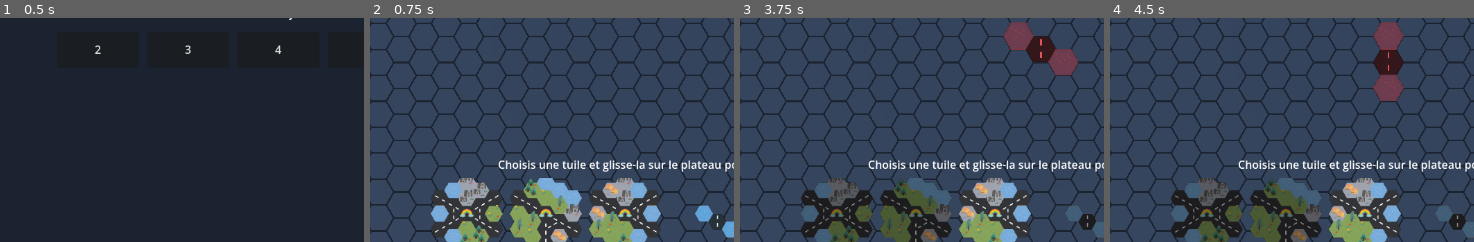
Above: before the commit, frames 1-4 (left to right).
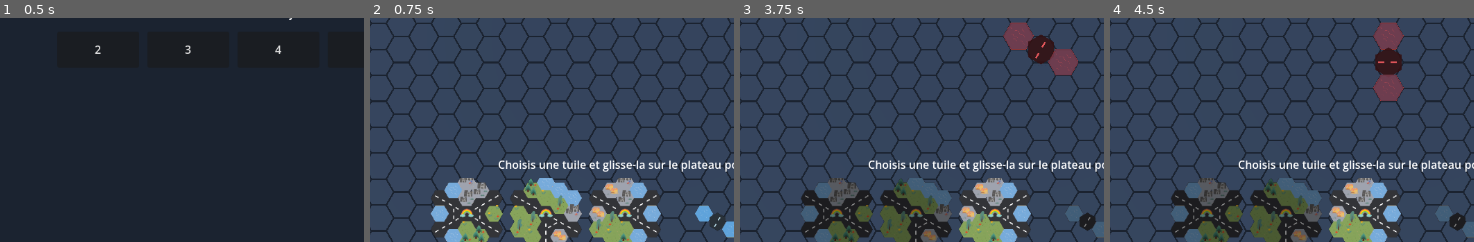
Above: after the commit, the same moments.

Repository: yoann-shopopop/shopopop-express
Game: Godot game, scene res://scenes/main.tscn
Same seed, same stepped clock (60 frames per second), same inputs: the game is played once before the commit and once after it.
Inputs (mouse positions are % of the whole screen's width and height, from its top left):
- Up to frame 1 (0.5 s): no input
- Up to frame 2 (0.75 s): click "2" at 0.5 s
- Up to frame 3 (3.75 s): click (29, 90) at 1.27 s; click (40, 90) at 2.02 s; click (51, 90) at 2.77 s; click (62, 90) at 3.52 s
- Up to frame 4 (4.5 s): click "⟳" at 4.25 s
The pictures show only the part of the screen within x 16-66%, y 46-96%; the shares and areas given below are measured in that part.

Frame 1 is identical in both runs. In frame 2, less than 0.1% of the frame differs, in the area x 93-97%, y 87-96%; in frame 3, 0.2%, in the area x 78-98%, y 7-96%; in frame 4, 0.2%.

Commit message:
fix(view): pont — marquages de route perpendiculaires à sa longueur
La case route centrale du pont n'a que des voisins eau, donc RoadTiling tombait
sur l'axe par défaut et l'orientait de travers. TileSprite oriente désormais cette
case route isolée le long de la travée (via piece_cells), puis tourne le marquage
de 90° pour qu'il lise comme des planches EN TRAVERS du pont.

Co-Authored-By: Claude Opus 4.8 <noreply@anthropic.com>

Diff:
--- a/src/view/block_ghost.gd
+++ b/src/view/block_ghost.gd
@@ -58,9 +58,10 @@
 		return
 	var typed := _block.get_typed_cells(_anchor, _rotation)
 	var road_cells := TileSprite.road_cells_of(typed)
+	var piece_cells := TileSprite.cells_of(typed)
 	var tint := _tint()
 	for i in typed.size():
 		var tc: Dictionary = typed[i]
-		var sprite := TileSprite.make(tc["cell"], tc["type"], road_cells, GameConfig.HEX_SIZE, _block.cells[i])
+		var sprite := TileSprite.make(tc["cell"], tc["type"], road_cells, GameConfig.HEX_SIZE, _block.cells[i], piece_cells)
 		sprite.modulate = tint
 		add_child(sprite)
--- a/src/view/hex_grid_view.gd
+++ b/src/view/hex_grid_view.gd
@@ -31,10 +31,11 @@
 		child.queue_free()
 	for piece in _board.pieces():
 		var road_cells := TileSprite.road_cells_of(piece.typed_cells)
+		var piece_cells := TileSprite.cells_of(piece.typed_cells)
 		for i in piece.typed_cells.size():
 			var tc: Dictionary = piece.typed_cells[i]
 			var local: Vector2i = piece.block_def.cells[i]
-			_tiles_root.add_child(TileSprite.make(tc["cell"], tc["type"], road_cells, GameConfig.HEX_SIZE, local))
+			_tiles_root.add_child(TileSprite.make(tc["cell"], tc["type"], road_cells, GameConfig.HEX_SIZE, local, piece_cells))
 	_refresh_outlines()
 	_refresh_markers()
 
--- a/src/view/tile_preview.gd
+++ b/src/view/tile_preview.gd
@@ -26,8 +26,9 @@
 
 	var typed := block.get_typed_cells(Vector2i.ZERO, 0)
 	var road_cells := TileSprite.road_cells_of(typed)
+	var piece_cells := TileSprite.cells_of(typed)
 	for i in typed.size():
 		var tc: Dictionary = typed[i]
-		vp.add_child(TileSprite.make(tc["cell"], tc["type"], road_cells, 1.0, block.cells[i]))
+		vp.add_child(TileSprite.make(tc["cell"], tc["type"], road_cells, 1.0, block.cells[i], piece_cells))
 
 	return vp.get_texture()
--- a/src/view/tile_sprite.gd
+++ b/src/view/tile_sprite.gd
@@ -16,7 +16,7 @@
 ## keyed by Vector2i) of road cells in the same piece, used to orient roads. [param variant_seed]
 ## is the cell's LOCAL offset within its block, so the random texture variant stays stable wherever
 ## the block is previewed, placed or rotated.
-static func make(cell: Vector2i, type: int, road_cells: Dictionary, size: float, variant_seed: Vector2i) -> Sprite3D:
+static func make(cell: Vector2i, type: int, road_cells: Dictionary, size: float, variant_seed: Vector2i, piece_cells: Dictionary = {}) -> Sprite3D:
 	var sprite := Sprite3D.new()
 	sprite.pixel_size = (2.0 * size) / TEX_W
 	sprite.offset = Vector2(0, OFFSET_Y_PX)
@@ -26,10 +26,18 @@
 
 	var yaw := 0.0
 	if type == CellType.Kind.ROUTE:
-		var meta := RoadTiling.classify(_road_dirs(cell, road_cells))
+		var dirs := _road_dirs(cell, road_cells)
+		# A lone road cell (a bridge's central road, flanked only by its own water ends): orient it
+		# along the span, then turn the markings 90° so they read as planks ACROSS the bridge.
+		var bridge := dirs.is_empty()
+		if bridge:
+			dirs = _piece_dirs(cell, piece_cells)
+		var meta := RoadTiling.classify(dirs)
 		sprite.texture = TileTextures.road(meta["variant"])
 		sprite.flip_h = meta["flip"]
 		yaw = float(meta["steps"]) * PI / 3.0
+		if bridge:
+			yaw += PI / 2.0
 	else:
 		var variants := TileTextures.variants(type)
 		sprite.texture = variants[_variant_of(variant_seed, variants.size())]
@@ -50,6 +58,16 @@
 	return set
 
 
+## All cells (set) of a piece — used to orient an isolated road cell (e.g. a bridge's central road,
+## flanked only by its own water ends) along the piece instead of an arbitrary default axis.
+static func cells_of(typed_cells: Array) -> Dictionary:
+	var set := {}
+	for tc in typed_cells:
+		set[tc["cell"]] = true
+	return set
+
+
+# Directions in which the road continues: toward adjacent road cells of the same piece.
 static func _road_dirs(cell: Vector2i, road_cells: Dictionary) -> Array[int]:
 	var dirs: Array[int] = []
 	for d in 6:
@@ -58,6 +76,15 @@
 	return dirs
 
 
+# Directions toward the cell's same-piece neighbours — the bridge's span axis for its lone road cell.
+static func _piece_dirs(cell: Vector2i, piece_cells: Dictionary) -> Array[int]:
+	var dirs: Array[int] = []
+	for d in 6:
+		if piece_cells.has(cell + HexUtils.DIRECTIONS[d]):
+			dirs.append(d)
+	return dirs
+
+
 static func _variant_of(cell: Vector2i, count: int) -> int:
 	if count <= 1:
 		return 0
